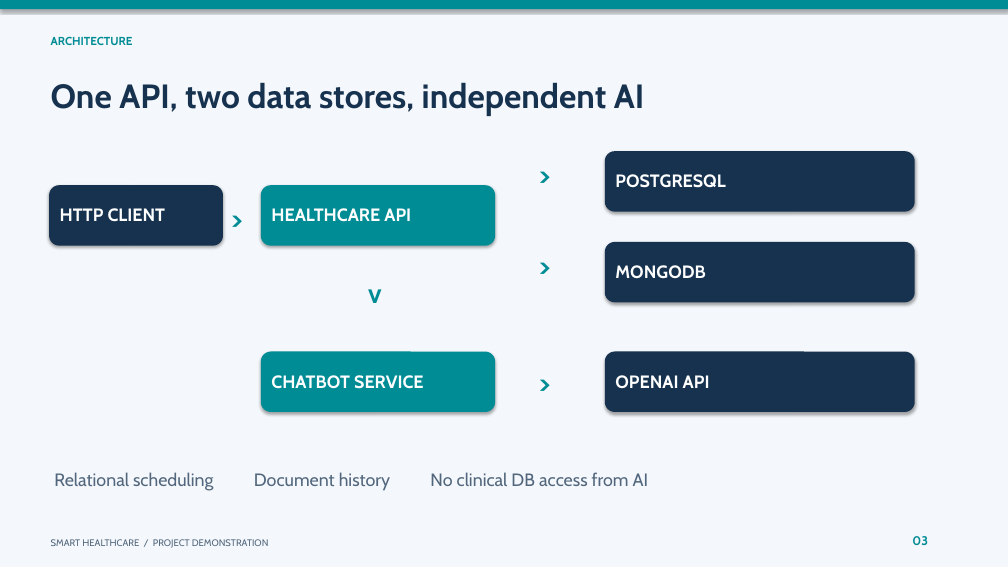
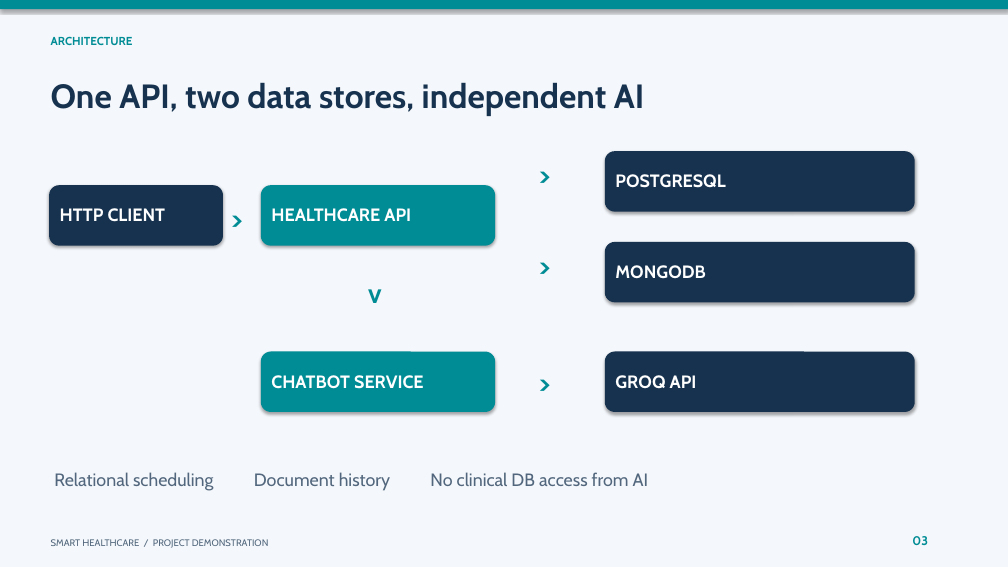
Before and after one commit to omarrouk/Smart-Healthcare-Appointment-System, a slide deck: slide 3 of docs/presentation/Smart-Healthcare-Demo.pptx. Drawn at 1008x567 pixels with LibreOffice and Linux fonts; fonts in the diff are those of the drawing. Boxes give left, top, right and bottom in pixels: in the first picture for what was removed or moved away, otherwise in the second. Text is boxed around its words. In the diff, an @@ line names an element or a change of style, - is before the commit and + after.

Commit message:
Configure Groq chatbot with provider-neutral settings

```diff
--- a/docs/presentation/Smart-Healthcare-Demo.pptx
+++ b/docs/presentation/Smart-Healthcare-Demo.pptx
@@ text at [615, 375, 697, 389]: text changed @@
-OPENAI API
+GROQ API
```
Also in this commit, not shown: 3 other slides changed, 11 other files.
